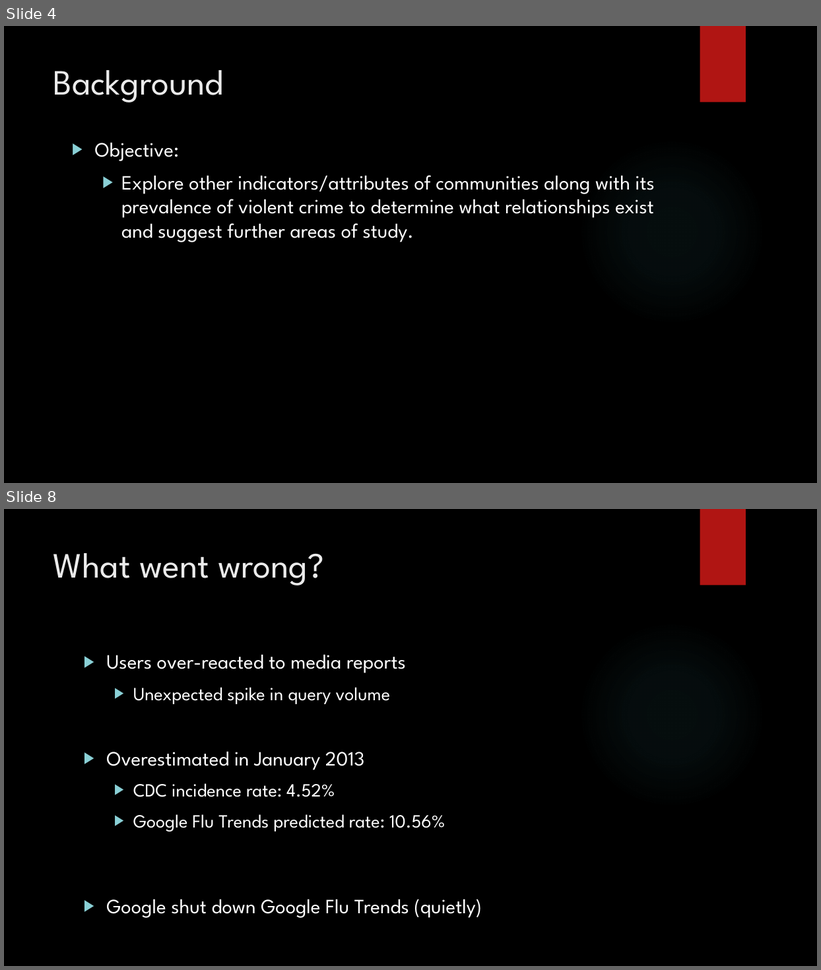
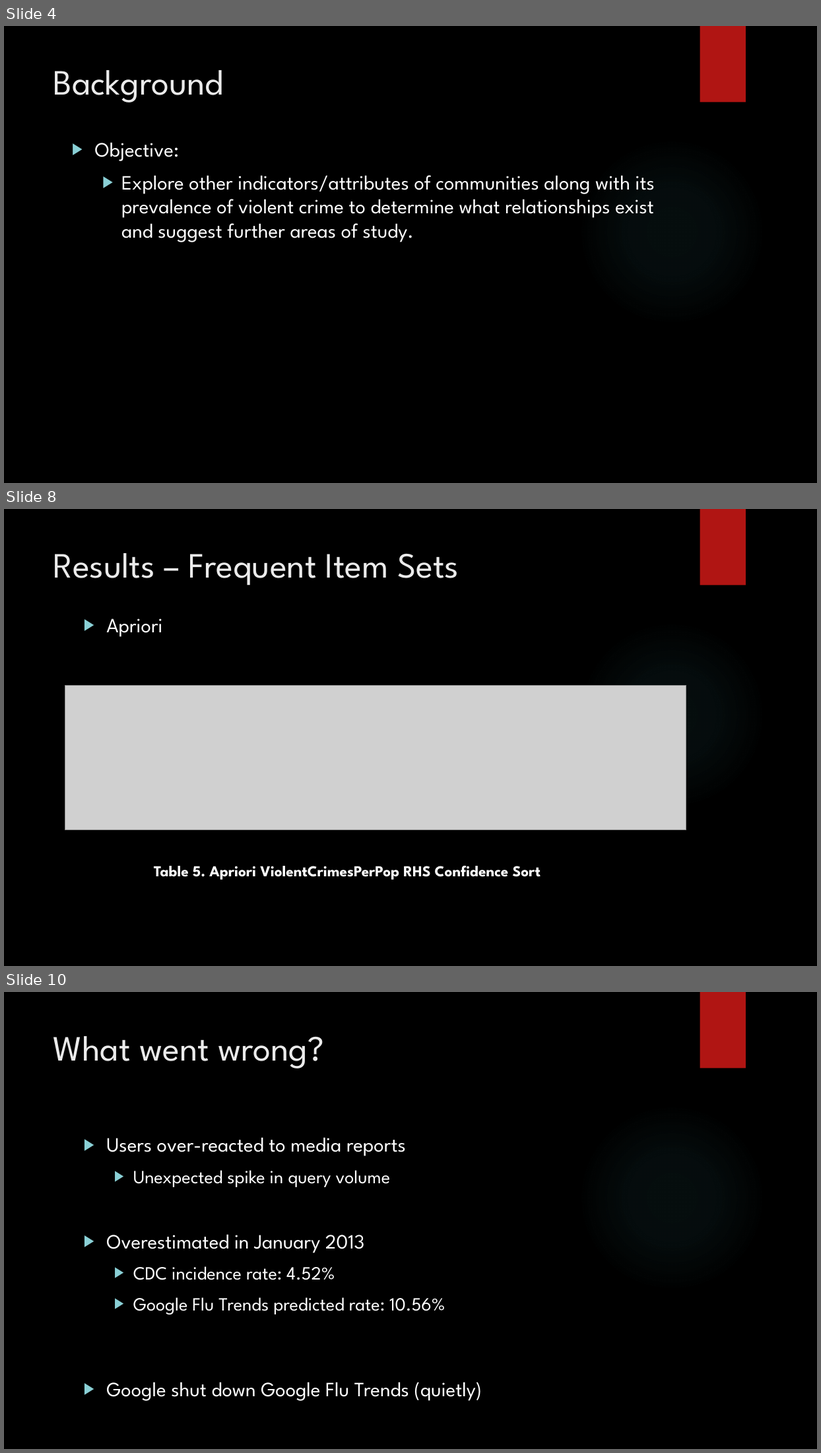
Before and after one commit to Polo08816/DataMining, a slide deck: GroupProject/GroupProject.pptx. Shown one above the other, each under a label of ours: slides 4 and 8 before the commit, slides 4, 8 and 10 after it; the slides between them are not shown. The pictures are 821x970 and 821x1453 pixels, drawn with LibreOffice and Linux fonts; fonts in the diff are those of the drawing; grey boxes stand for pictures; background and template pictures are left out. Boxes give left, top, right and bottom in pixels: in the first picture for what was removed or moved away, otherwise in the second. Text is boxed around its words. In the diff, an @@ line names an element or a change of style, - is before the commit and + after.

```diff
--- a/GroupProject/GroupProject.pptx
+++ b/GroupProject/GroupProject.pptx
@@ slide 8 added at [4,509,817,966], background picture (left out); not listed: 2 template elements that a slide beside it also shows @@
@@ title added at [54,553,459,586], 42 pt, text #EBEBEB @@
+Results – Frequent Item Sets
@@ text added at [106,619,162,637], 24 pt, text #FFFFFF @@
+▶ Apriori
@@ picture added at [65,685,686,830] @@
@@ text added at [154,866,541,880], 18 pt, text #FFFFFF, bold @@
+Table 5. Apriori ViolentCrimesPerPop RHS Confidence Sort
@@ what was slide 8 is now slide 10 @@
```
Also in this commit, not shown: 4 other slides added, 3 slides removed.
